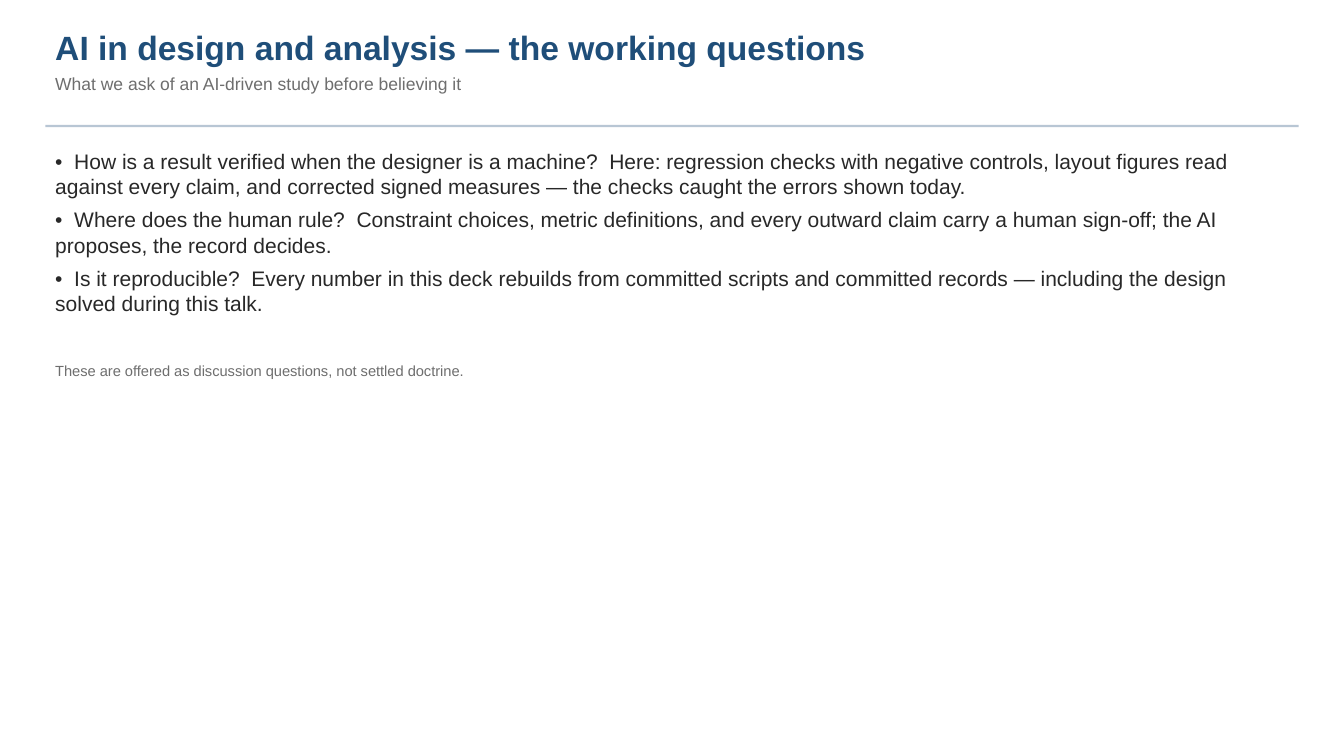
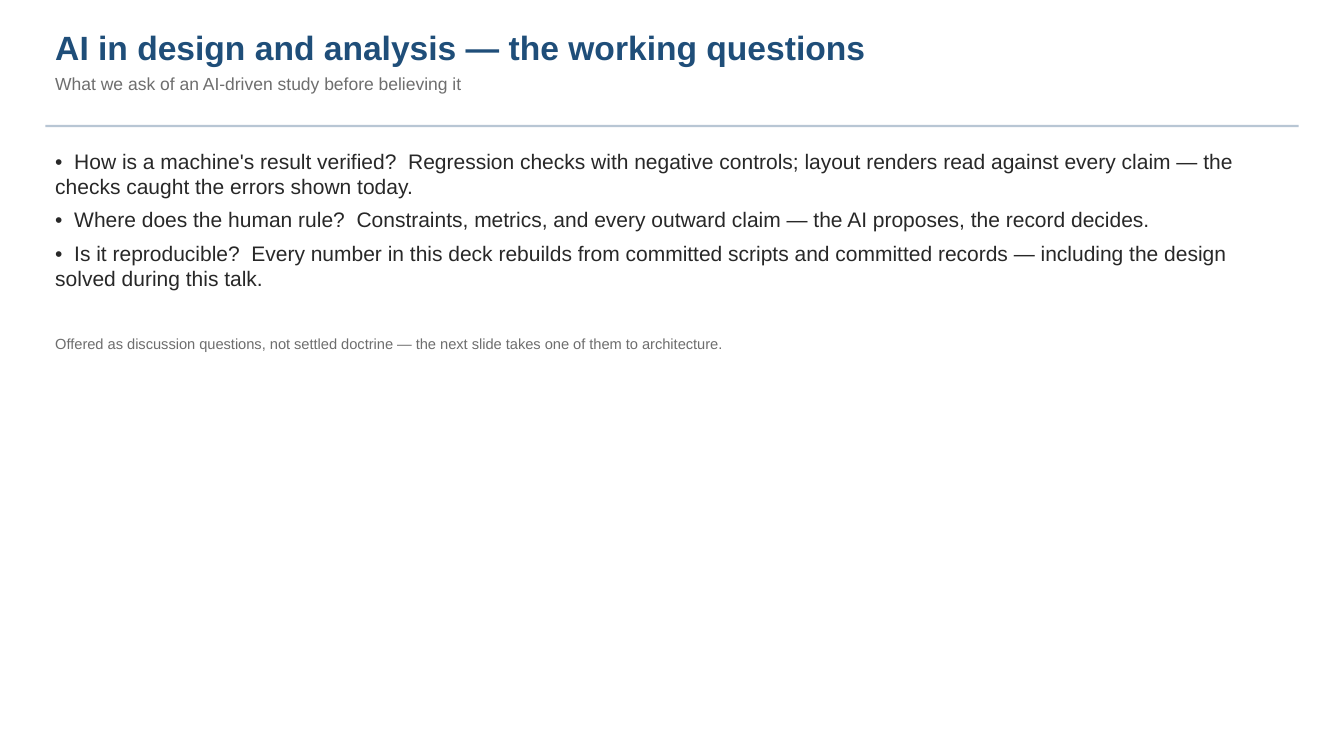
Before and after one commit to nasa-jpl/macos, a slide deck: slide 29 of demo_session/baseline_pass3.pptx. Drawn at 1344x756 pixels with LibreOffice and Linux fonts; fonts in the diff are those of the drawing. Boxes give left, top, right and bottom in pixels: in the first picture for what was removed or moved away, otherwise in the second. Text is boxed around its words. In the diff, an @@ line names an element or a change of style, - is before the commit and + after.

```diff
--- a/demo_session/baseline_pass3.pptx
+++ b/demo_session/baseline_pass3.pptx
@@ text at (x1=55, y1=153, x2=1232, y2=232): text changed @@
-• How is a result verified when the designer is a machine? Here: regression checks with negative controls, layout figures read against every claim, and corrected signed measures — the checks caught the errors shown today.
-• Where does the human rule? Constraint choices, metric definitions, and every outward claim carry a human sign-off; the AI proposes, the record decides.
+• How is a machine's result verified? Regression checks with negative controls; layout renders read against every claim — the checks caught the errors shown today.
+• Where does the human rule? Constraints, metrics, and every outward claim — the AI proposes, the record decides.
@@ text at (x1=55, y1=338, x2=722, y2=352): text changed @@
-These are offered as discussion questions, not settled doctrine.
+Offered as discussion questions, not settled doctrine — the next slide takes one of them to architecture.
```
Also in this commit, not shown: 2 other slides changed, 3 other files.
